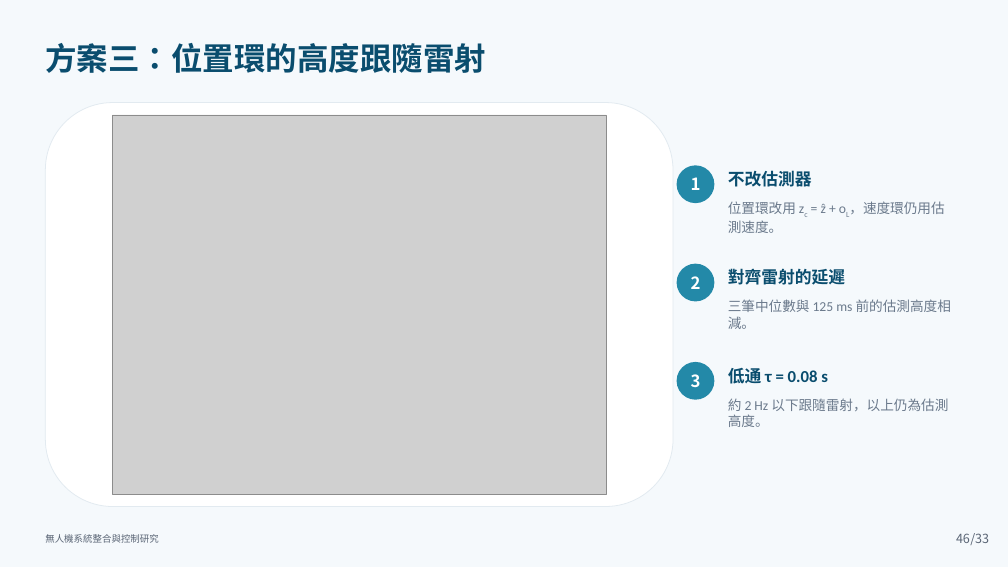
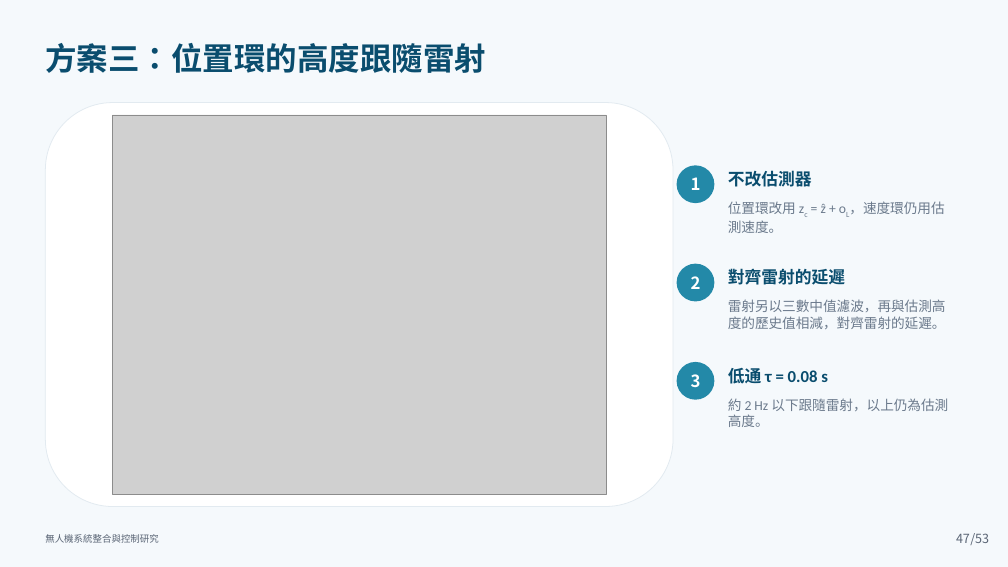
Before and after one commit to lingken1028/-, a slide deck: slide 47 of 無人機系統整合與控制研究_口試簡報 (2).pptx (slide 46 before the commit). Drawn at 1008x567 pixels with LibreOffice and Linux fonts; fonts in the diff are those of the drawing; grey boxes stand for pictures. Boxes give left, top, right and bottom in pixels: in the first picture for what was removed or moved away, otherwise in the second. Text is boxed around its words. In the diff, an @@ line names an element or a change of style, - is before the commit and + after.

```diff
--- a/無人機系統整合與控制研究_口試簡報 (2).pptx
+++ b/無人機系統整合與控制研究_口試簡報 (2).pptx
@@ text at (728, 299, 946, 329): text changed @@
-三筆中位數與 125 ms 前的估測高度相減。
+雷射另以三數中值濾波，再與估測高度的歷史值相減，對齊雷射的延遲。
@@ page number at (956, 534, 970, 543): text changed @@
-46
+47
@@ text at (970, 533, 989, 545): text changed @@
-/33
+/53
```
Also in this commit, not shown: 52 other slides changed.
